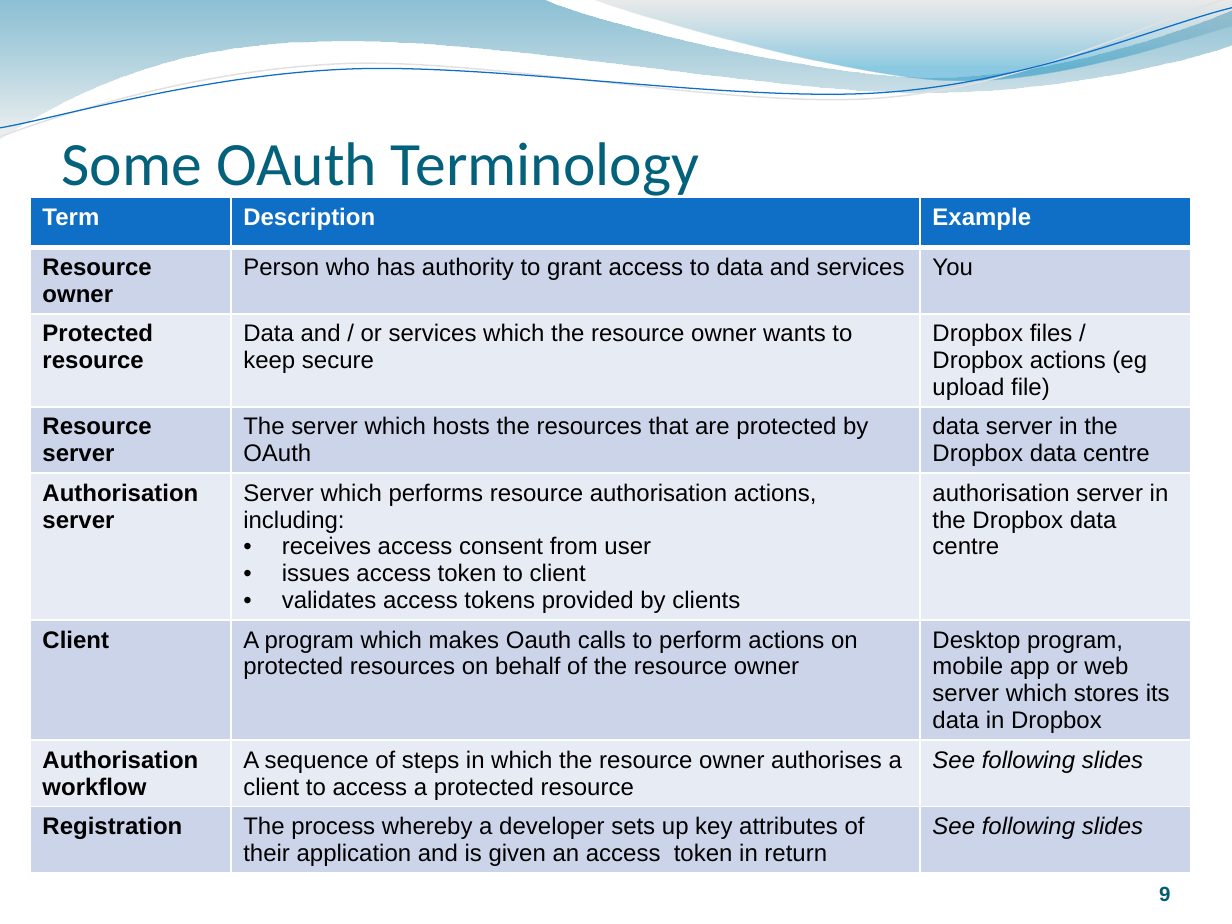
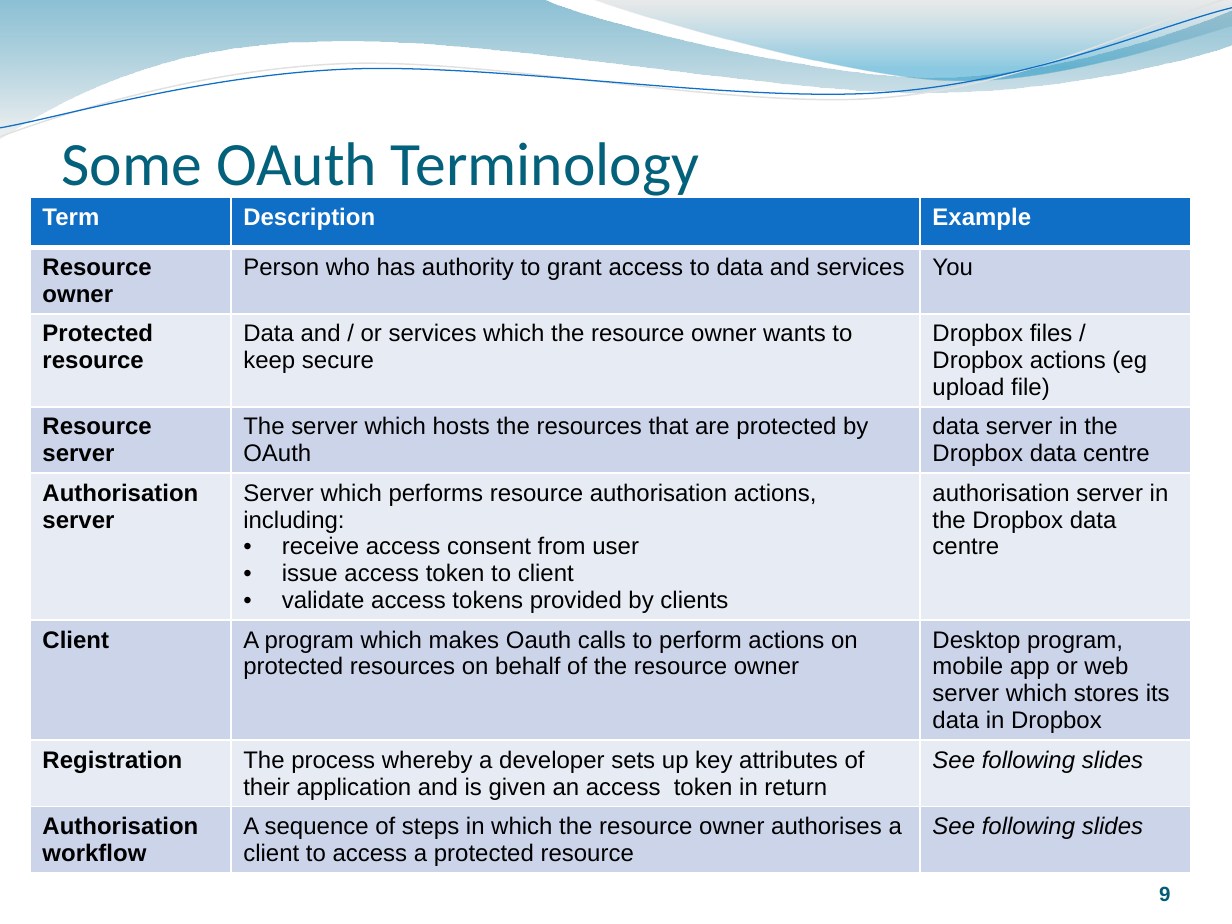
Before and after one commit to rozanski/bcs_spa14, a slide deck: slide 9 of session-materials/Oauth-Session.pptx. Drawn at 1232x924 pixels with LibreOffice and Linux fonts; fonts in the diff are those of the drawing. Boxes give left, top, right and bottom in pixels: in the first picture for what was removed or moved away, otherwise in the second. Text is boxed around its words. In the diff, an @@ line names an element or a change of style, - is before the commit and + after.

```diff
--- a/session-materials/Oauth-Session.pptx
+++ b/session-materials/Oauth-Session.pptx
@@ table at (x1=30, y1=197, x2=1190, y2=870) @@
-row 5, column 2: Server which performs resource authorisation actions, including: / receives access consent from user / issues access token to client / validates access tokens provided by clients
+row 5, column 2: Server which performs resource authorisation actions, including: / receive access consent from user / issue access token to client / validate access tokens provided by clients
+row 7: Registration | The process whereby a developer sets up key attributes of their application and is given an access token in return | See following slides
-row 8: Registration | The process whereby a developer sets up key attributes of their application and is given an access token in return | See following slides
```
Also in this commit, not shown: 5 other slides changed, 1 slide added.
